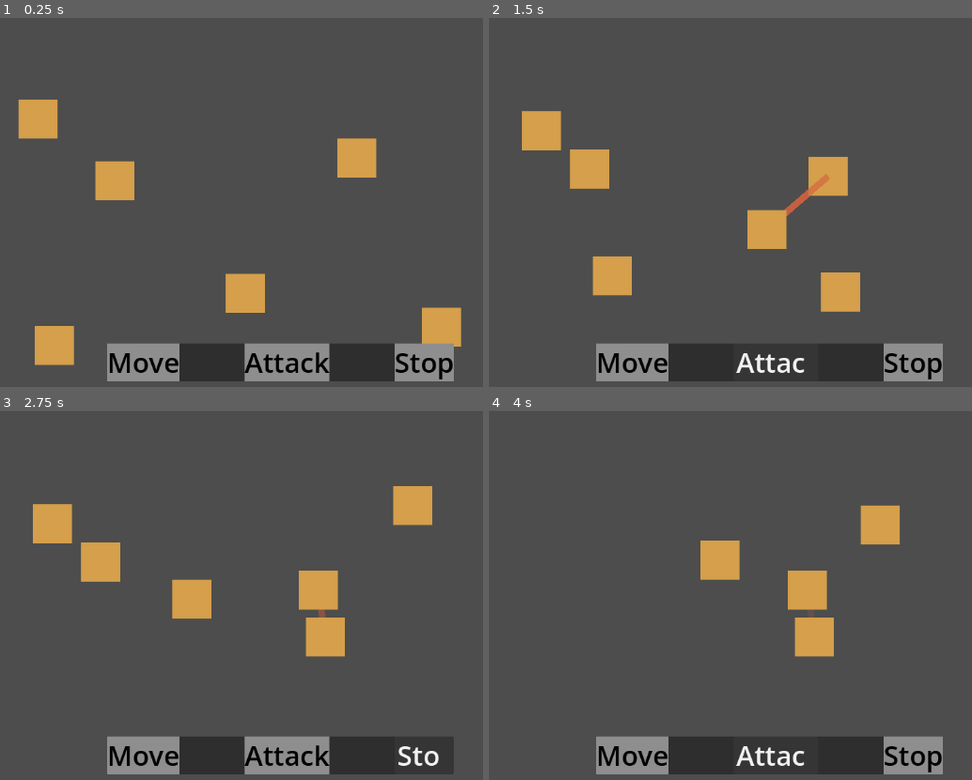
Above: before the commit, frames 1-4 (two rows, left to right).
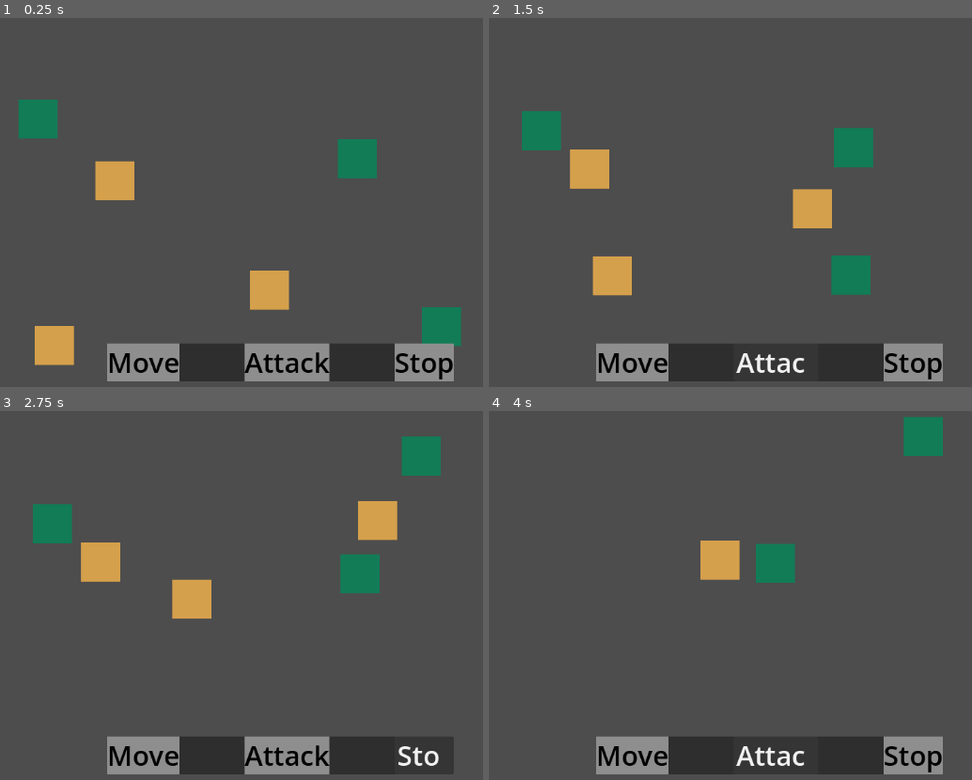
Above: after the commit, the same moments.

Repository: znichola/tent-general
Game: Godot game, scene res://game_board/game_board.tscn
Same seed, same stepped clock (60 frames per second), same inputs: the game is played once before the commit and once after it. The project has no main scene, so this scene is started directly.
Inputs:
- Up to frame 1 (0.25 s): no input
- Up to frame 2 (1.5 s): click "Move" at 0.5 s; click "Attack" at 1.25 s
- Up to frame 3 (2.75 s): click "Stop" at 2 s
- Up to frame 4 (4 s): click "Move" at 2.75 s; click "Attack" at 3.5 s

The runs differ from the first frame. In frame 1, 3.8% of the frame differs, in the area x 3-96%, y 22-90%; in frame 2, 5.5%; in frame 3, 6.0%, in the area x 6-92%, y 6-67%; in frame 4, 4.3%.

Commit message:
teams and edditor updates

Diff:
--- a/game_board/game_board.tscn
+++ b/game_board/game_board.tscn
@@ -2,7 +2,6 @@
 
 [ext_resource type="PackedScene" uid="uid://cyscttd02w5et" path="res://game_board/group/group.tscn" id="1_qlpbi"]
 [ext_resource type="PackedScene" uid="uid://cqevojnb0h74j" path="res://game_board/command_panel/command_panel.tscn" id="2_rkty7"]
-[ext_resource type="Script" path="res://game_board/selection_manager.gd" id="3_y6ip2"]
 
 [node name="GameBoard" type="Node2D" unique_id=1058872266]
 
@@ -12,12 +11,14 @@
 [node name="Archer2" parent="." unique_id=637511032 instance=ExtResource("1_qlpbi")]
 position = Vector2(707, 267)
 strategy_type = 3
+team_name = 1
 
 [node name="Archer3" parent="." unique_id=871040014 instance=ExtResource("1_qlpbi")]
 position = Vector2(543, 512)
 
 [node name="Archer4" parent="." unique_id=2816153 instance=ExtResource("1_qlpbi")]
 position = Vector2(182, 209)
+team_name = 1
 
 [node name="Archer5" parent="." unique_id=919501202 instance=ExtResource("1_qlpbi")]
 position = Vector2(208, 595)
@@ -25,6 +26,7 @@
 
 [node name="Archer6" parent="." unique_id=279985225 instance=ExtResource("1_qlpbi")]
 position = Vector2(851, 550)
+team_name = 1
 
 [node name="CanvasLayer" type="CanvasLayer" parent="." unique_id=1328258671]
 
@@ -33,4 +35,3 @@
 offset_bottom = -19.0
 
 [node name="SelectionManager" type="Node2D" parent="." unique_id=180807138]
-script = ExtResource("3_y6ip2")
--- /dev/null
+++ b/game_board/group/components/marker.gd
@@ -0,0 +1,22 @@
+@tool
+extends Polygon2D
+
+class_name Markers
+
+func _ready() -> void:
+	_update_color()
+
+
+func _notification(what: int) -> void:
+	if Engine.is_editor_hint() and what == NOTIFICATION_EDITOR_PRE_SAVE:
+		_update_color()
+
+
+func _update_color() -> void:
+	var parent = get_parent()
+	if not parent:
+		return
+
+	if parent is Group:
+		var team_color = Group.TEAM_COLORS.get(parent.team_name, Color.HOT_PINK)
+		color = team_color
--- a/game_board/group/components/vision.gd
+++ b/game_board/group/components/vision.gd
@@ -24,7 +24,7 @@
 		var group := area.get_parent()
 		var is_self = self.get_parent() == group
 
-		if not group is Group or is_self or area == ignored_area:
+		if not group is Group or is_self or area == ignored_area or not self.get_parent().is_valid_target(group):
 			continue
 
 		if group is Group:
--- a/game_board/group/group.gd
+++ b/game_board/group/group.gd
@@ -9,7 +9,18 @@
 	SKIRMISH,
 }
 
+enum TeamName {
+	YELLOW,
+	GREEN,
+}
+
+const TEAM_COLORS = {
+	TeamName.YELLOW: Color("#D5A04C"),
+	TeamName.GREEN: Color("#127c57"),
+}
+
 @export var strategy_type: StrategyType = StrategyType.ATTACK_IN_RANGE
+@export var team_name: TeamName = TeamName.YELLOW
 
 var strategy_node: BaseStrategy = null
 
@@ -46,3 +57,19 @@
 		_:
 			push_error("Unknown strategy type")
 	return strategy
+
+
+func is_valid_target(target: Group) -> bool:
+	if not target:
+		return false
+
+	if target.team_name == team_name:
+		return false
+
+	# Add other validation checks here later
+
+	return true
+
+
+func get_team_color() -> Color:
+	return TEAM_COLORS.get(team_name, Color.WHITE)
--- a/game_board/group/group.tscn
+++ b/game_board/group/group.tscn
@@ -7,6 +7,7 @@
 [ext_resource type="Script" uid="uid://bp5hxsuhuvf16" path="res://game_board/group/components/vision.gd" id="6_wsly2"]
 [ext_resource type="Script" uid="uid://buvta07u11ch" path="res://game_board/group/helpers/attack_animation.gd" id="7_hsmjr"]
 [ext_resource type="Script" uid="uid://c3583watj5c3d" path="res://game_board/group/components/collision.gd" id="7_n6t1d"]
+[ext_resource type="Script" uid="uid://cbenhs1fsuu5j" path="res://game_board/group/components/marker.gd" id="8_pfwts"]
 
 [sub_resource type="RectangleShape2D" id="RectangleShape2D_n6t1d"]
 size = Vector2(116, 118)
@@ -56,9 +57,10 @@
 [node name="CollisionShape2D" type="CollisionShape2D" parent="CollisionComponent" unique_id=1589837708]
 shape = SubResource("RectangleShape2D_dmdm5")
 
-[node name="Sprite" type="Polygon2D" parent="." unique_id=294582724]
-color = Color(0.8371849, 0.62610656, 0.29626012, 1)
+[node name="Marker" type="Polygon2D" parent="." unique_id=294582724]
+color = Color(0.8352941, 0.627451, 0.29803923, 1)
 polygon = PackedVector2Array(-30, -30, 30, -30, 30, 30, -30, 30)
+script = ExtResource("8_pfwts")
 
 [connection signal="area_entered" from="VisionComponent" to="VisionComponent" method="_on_area_entered"]
 [connection signal="area_exited" from="VisionComponent" to="VisionComponent" method="_on_area_exited"]
Not shown, added: game_board/group/components/marker.gd.uid
Not shown, changed: README.md
